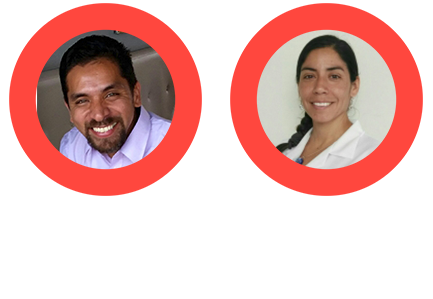
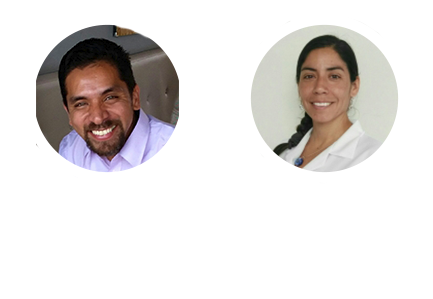
Layers edited between the first and the second 433×299 image:
removed layer "2b55 copia" from group "Expositores" over [230, 3, 423, 196]
renamed "2b55" to "Elipse 1", painted on it over [9, 3, 409, 196]
renamed "catherine-fournier" to "Elipse 1", painted on it over [23, 14, 399, 193]
renamed "pedro" to "catherine-fournier", painted on it over [37, 16, 399, 184]
renamed "Licenciada en Educación Especial. Magister en Fonoaudiología" to "pedro", painted on it over [36, 22, 423, 196]
